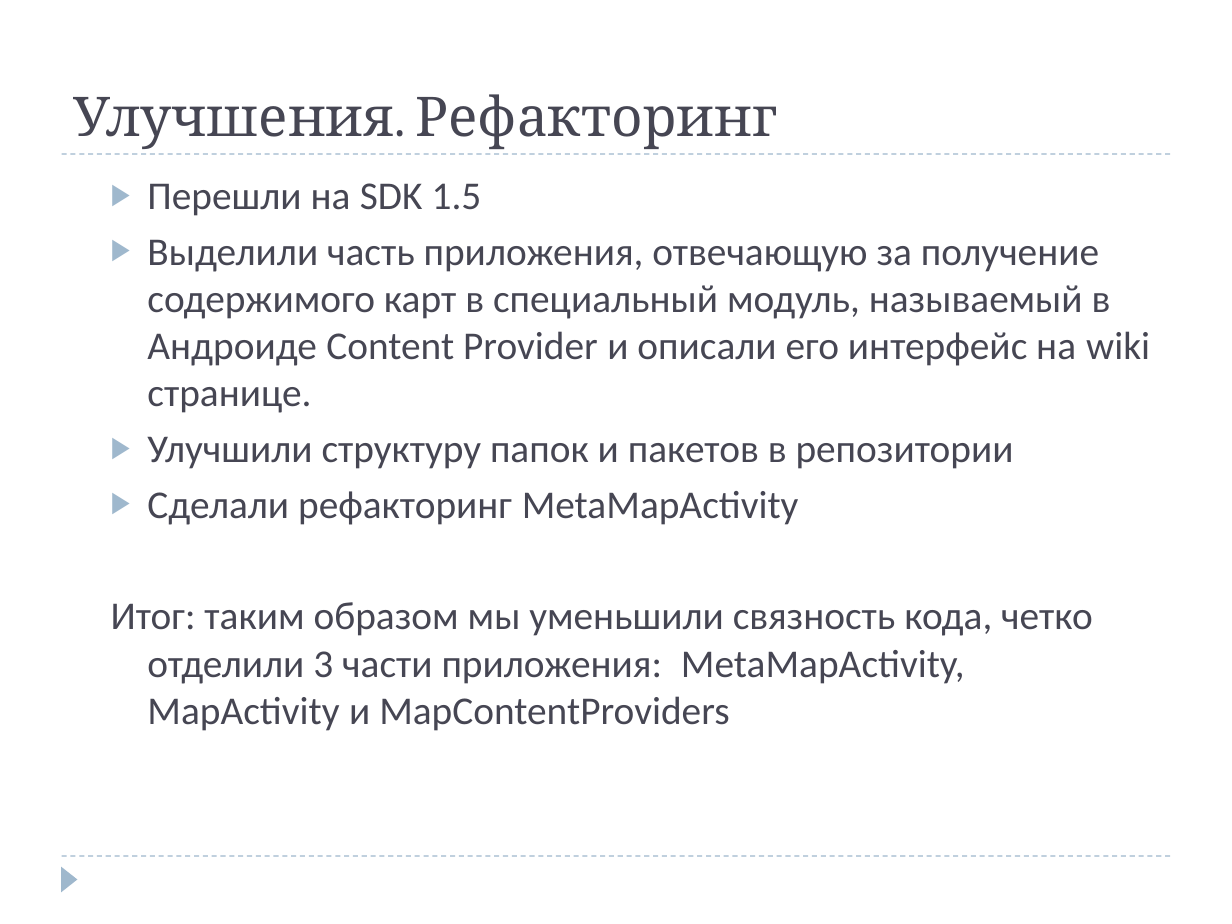
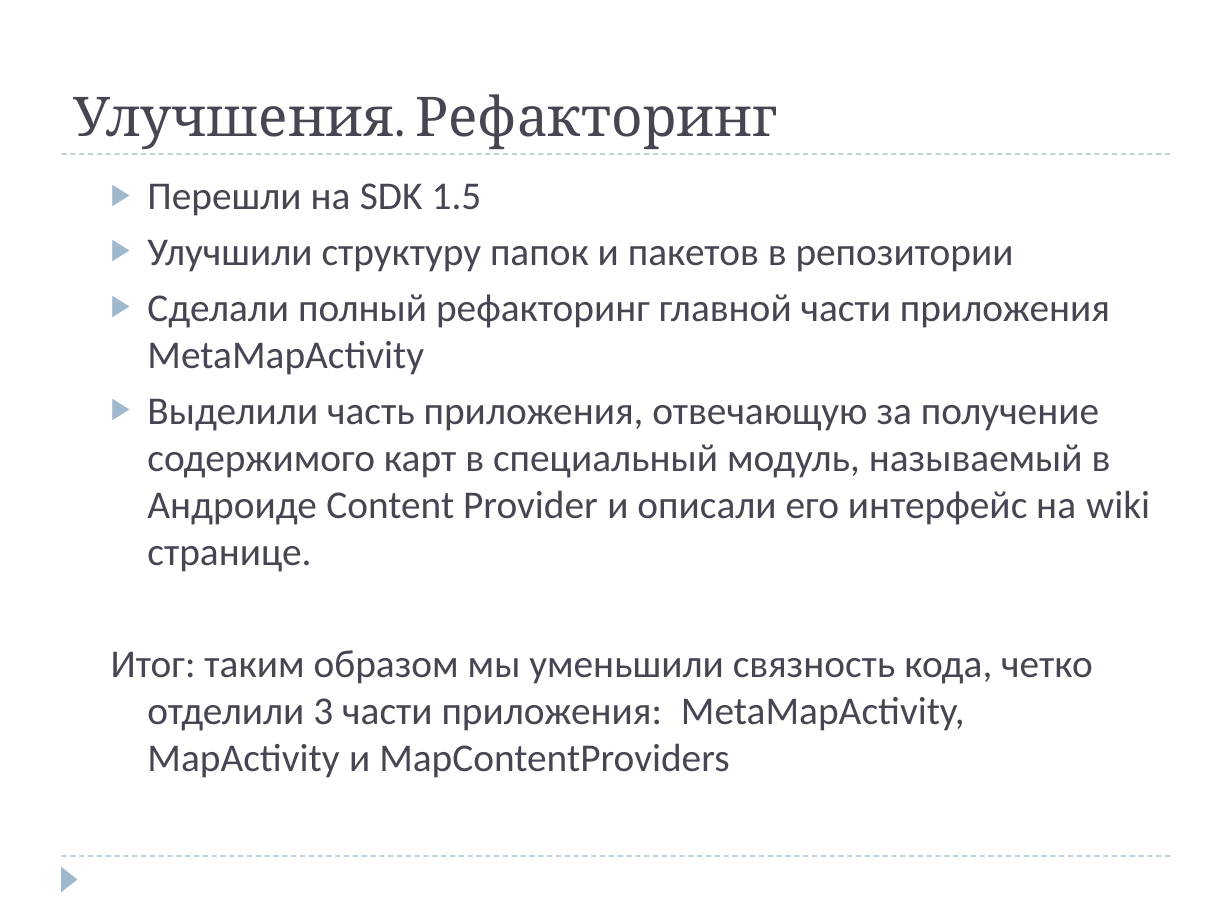
Before and after one commit to dmitry-lt/android-comapping, a slide deck: slide 4 of docs/promo files/presentation/Android Comapping Summer School.ppt. Drawn at 1232x924 pixels with LibreOffice and Linux fonts; fonts in the diff are those of the drawing. Boxes give left, top, right and bottom in pixels: in the first picture for what was removed or moved away, otherwise in the second. Text is boxed around its words. In the diff, an @@ line names an element or a change of style, - is before the commit and + after.

Commit message:
Update presentation

```diff
--- a/docs/promo files/presentation/Android Comapping Summer School.ppt
+++ b/docs/promo files/presentation/Android Comapping Summer School.ppt
@@ text at (147, 239, 1110, 375): paragraphs added @@
+  ▶ Улучшили структуру папок и пакетов в репозитории
+  ▶ Сделали полный рефакторинг главной части приложения MetaMapActivity
@@ text at (147, 436, 1014, 525): paragraphs removed @@
-  ▶ Улучшили структуру папок и пакетов в репозитории
-  ▶ Сделали рефакторинг MetaMapActivity
```
Also in this commit, not shown: 3 other slides changed.
